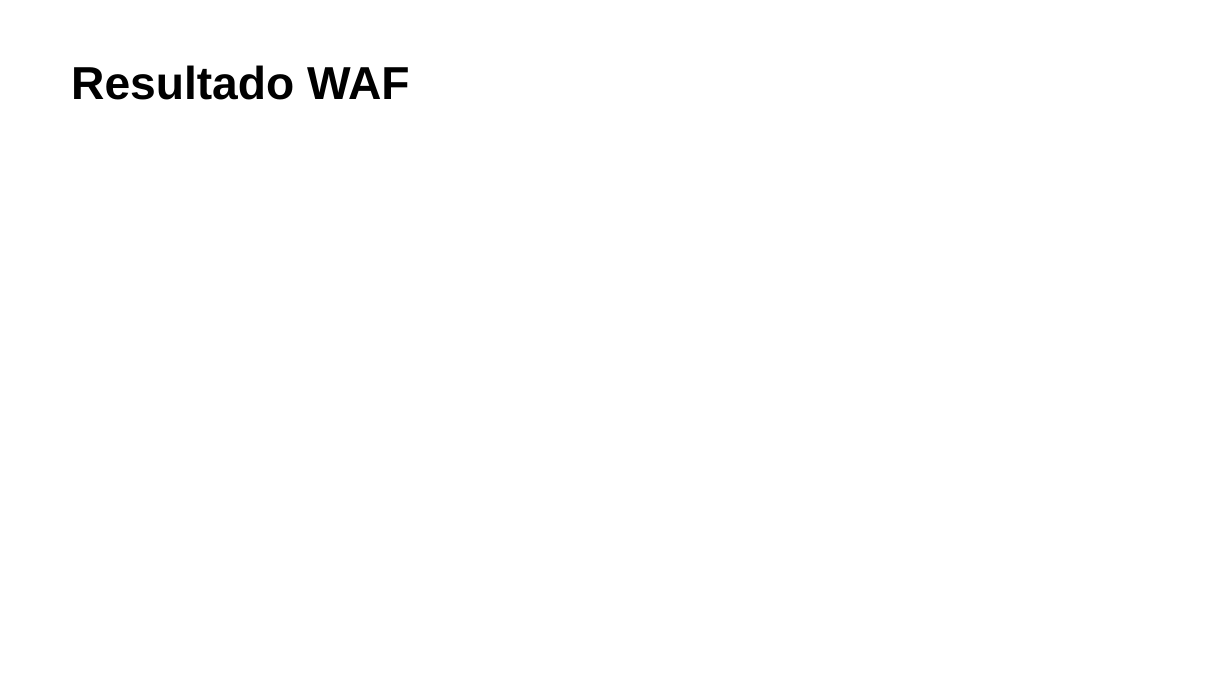
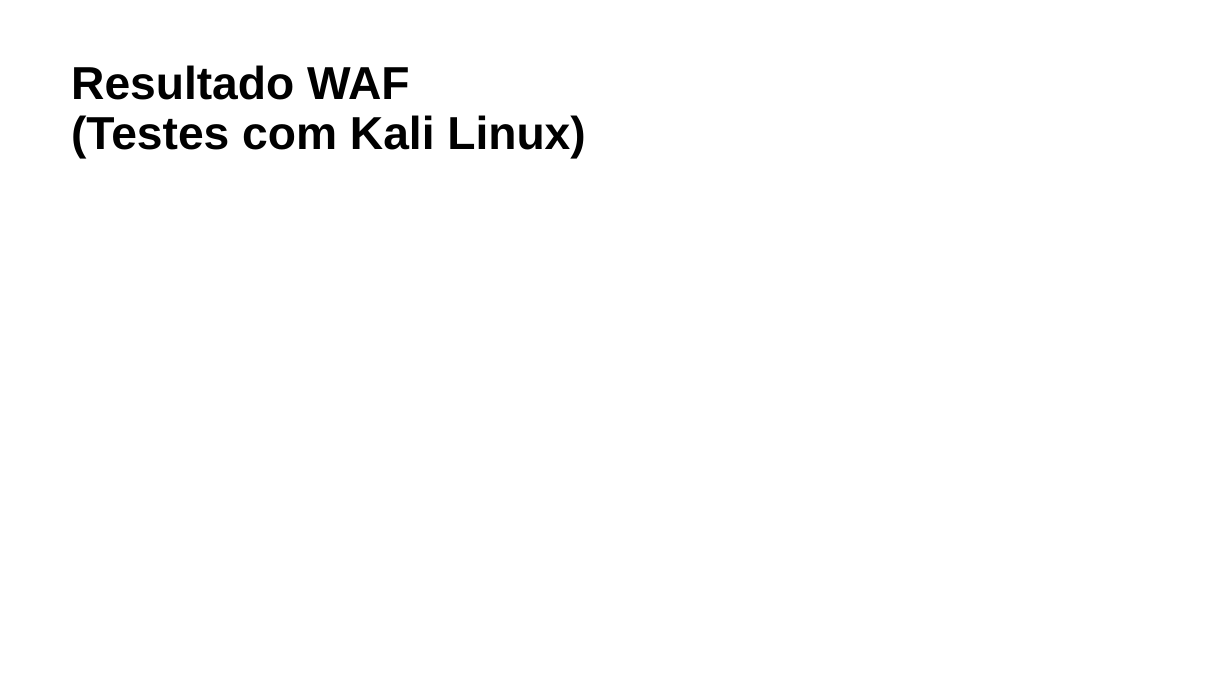
Before and after one commit to MartinhoCaeiro/WAF-Guide, a slide deck: slide 15 of Presentation/SlidesApresentaçãoProjeto.pptx (slide 14 before the commit). Drawn at 1232x693 pixels with LibreOffice and Linux fonts; fonts in the diff are those of the drawing. Boxes give left, top, right and bottom in pixels: in the first picture for what was removed or moved away, otherwise in the second. Text is boxed around its words. In the diff, an @@ line names an element or a change of style, - is before the commit and + after.

```diff
--- a/Presentation/SlidesApresentaçãoProjeto.pptx
+++ b/Presentation/SlidesApresentaçãoProjeto.pptx
@@ title at (x1=71, y1=65, x2=585, y2=159): text changed @@
-Resultado WAF
+Resultado WAF
+(Testes com Kali Linux)
```
Also in this commit, not shown: 7 other slides changed, 5 slides added, 4 slides removed, 3 other files.
